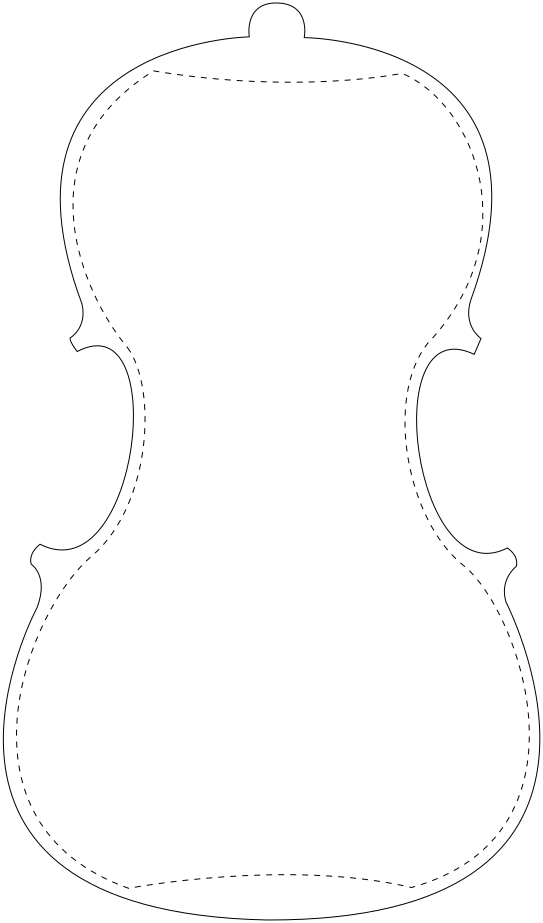
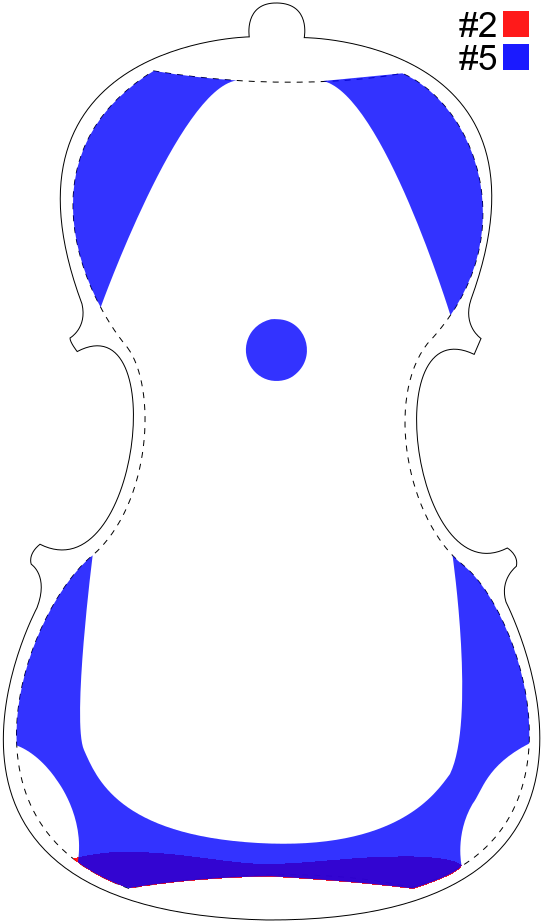
Comparing the layer stacks of the two w=543, h=923 images. Changes:
showed "5P", opacity 100% → 80%, painted on it over bbox(16, 70, 530, 889)
showed "2L", opacity 100% → 90%, painted on it over bbox(73, 852, 462, 889)
added layer "#5" above "#2" over bbox(459, 45, 497, 70)
added layer "#2" above "legends" over bbox(459, 12, 496, 37)
added layer "legends" (90%) above "plate" over bbox(503, 11, 529, 70)
showed "bg" over bbox(16, 11, 530, 889)
